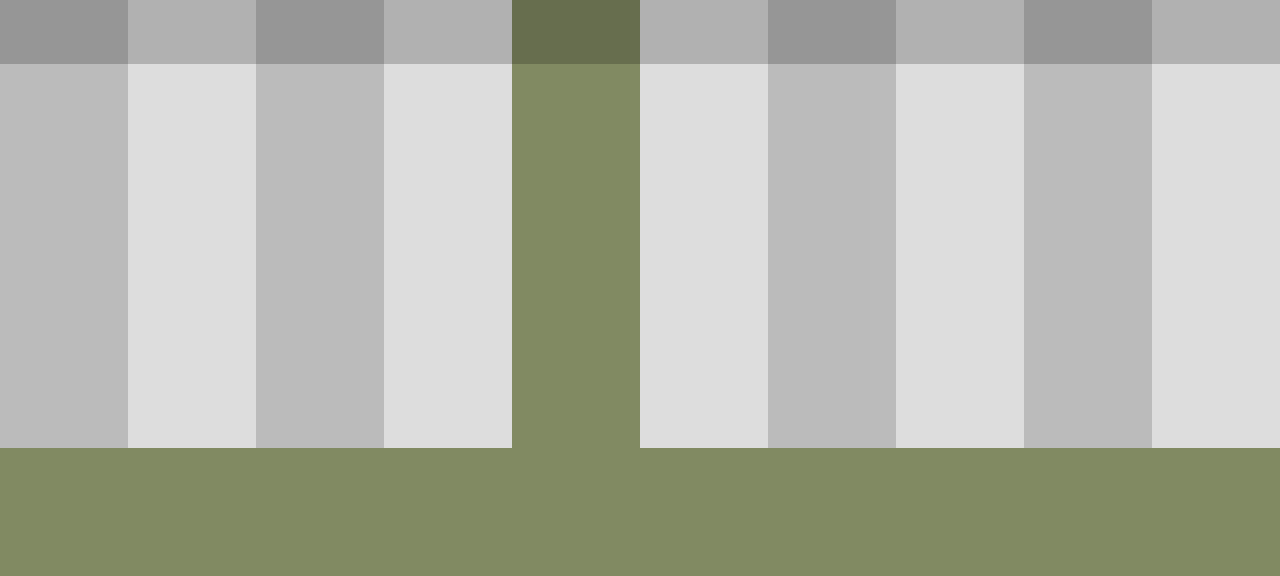
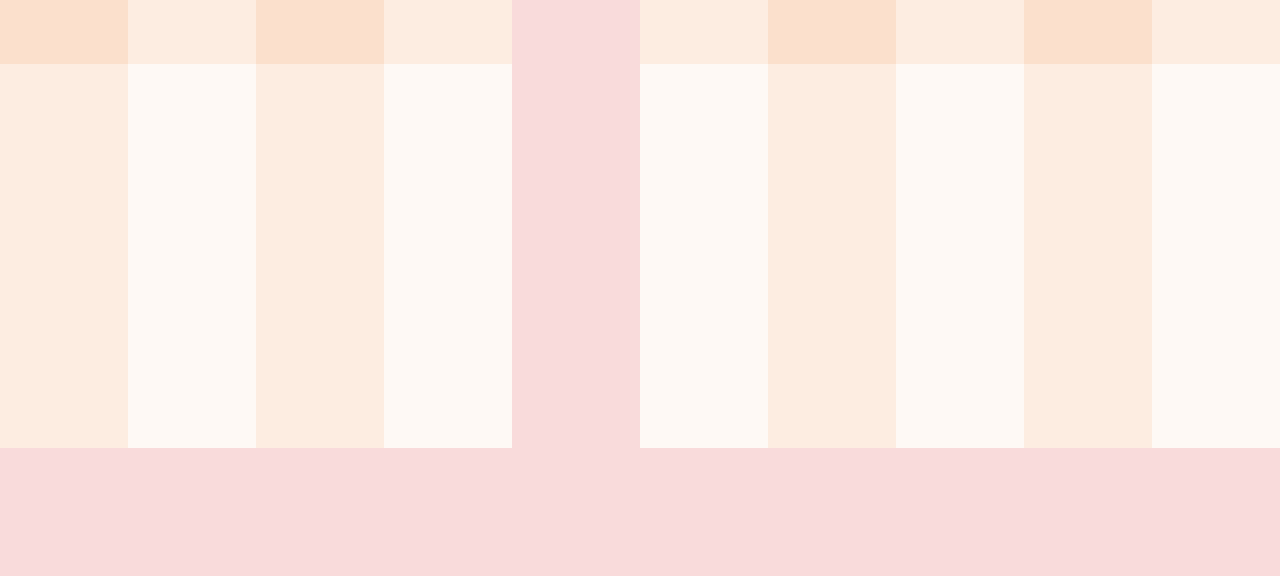
Before/after of a 1280×576 layered artwork. What changed in the layer stack:
added layer "Camada 11" (20%) above "Camada 9" over [0, 0, 1280, 576]
added layer "Camada 9" (25%) above "Camada 8" over [0, 0, 1152, 64]
added layer "Camada 8" (15%) above "Camada 10" over [0, 0, 1280, 448]
added layer "Camada 10" (5%) above "Camada 4" over [128, 64, 1280, 448]
hid "Camada 4" over [0, 0, 1280, 64]
hid "Camada 6" over [0, 448, 1280, 576]
hid "Camada 5" over [512, 0, 640, 448]
hid "Camada 2 copiar 4" over [640, 0, 768, 448]
hid "Camada 2 copiar 3" over [1152, 0, 1280, 448]
hid "Camada 2 copiar 2" over [896, 0, 1024, 448]
hid "Camada 2 copiar" over [384, 0, 512, 448]
hid "Camada 2" over [128, 0, 256, 448]
hid "Camada 1 copiar 4" over [1024, 0, 1152, 448]
hid "Camada 1 copiar 3" over [768, 0, 896, 448]
hid "Camada 1 copiar" over [256, 0, 384, 448]
hid "Camada 1" over [0, 0, 128, 448]
